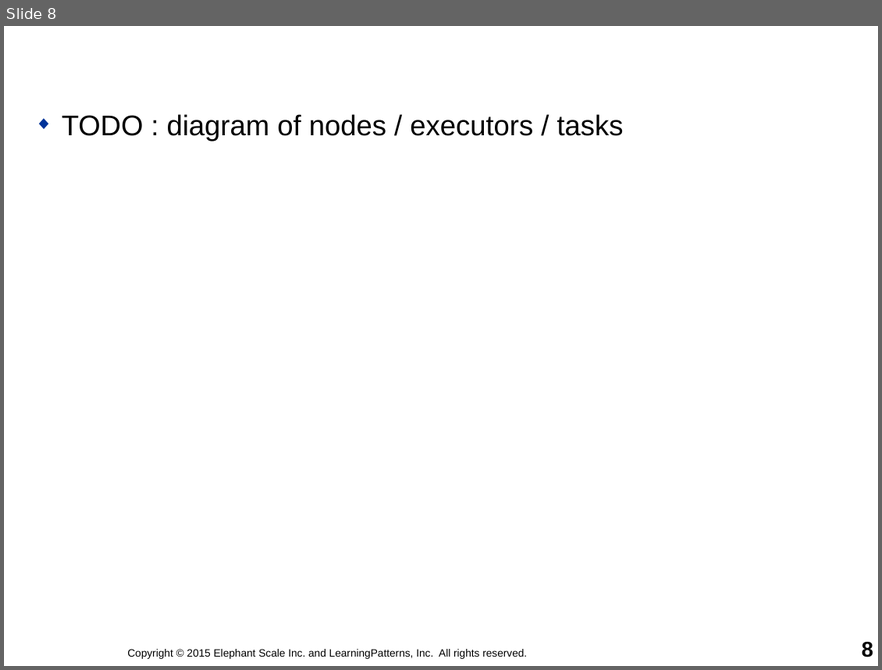
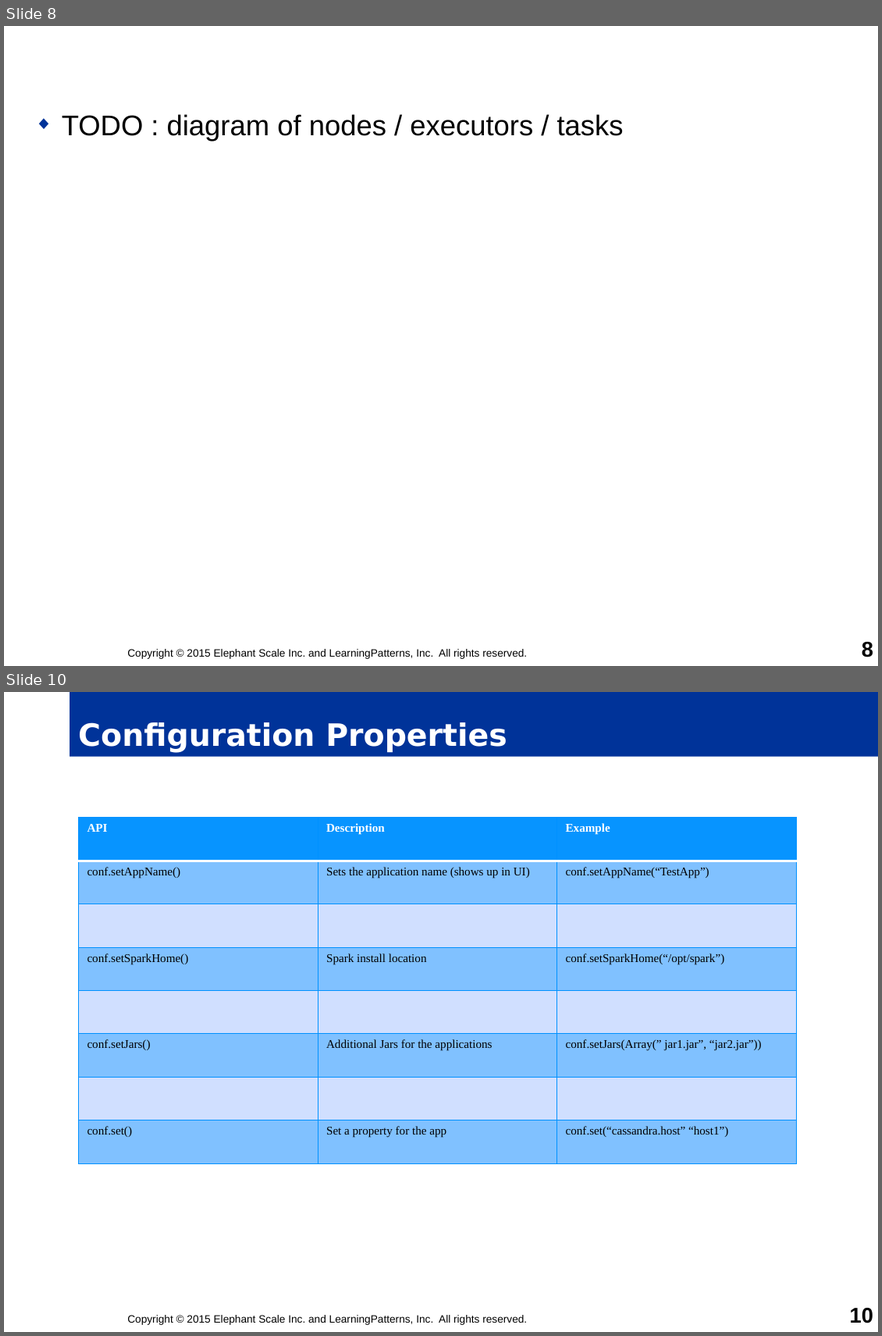
Before and after one commit to mattvinks/spark-labs, a slide deck: slides/05-Spark_API.pptm. Shown one above the other, each under a label of ours: slide 8 before the commit, slides 8 and 10 after it; the slides between them are not shown. The pictures are 882x670 and 882x1336 pixels, drawn with LibreOffice and Linux fonts; fonts in the diff are those of the drawing; background and template pictures are left out. Boxes give left, top, right and bottom in pixels: in the first picture for what was removed or moved away, otherwise in the second. Text is boxed around its words. In the diff, an @@ line names an element or a change of style, - is before the commit and + after.

```diff
--- a/slides/05-Spark_API.pptm
+++ b/slides/05-Spark_API.pptm
@@ slide 10 added at (x1=4, y1=692, x2=878, y2=1332), background #FFFFFF @@
@@ title added at (x1=70, y1=692, x2=878, y2=757), fill #003399, 26 pt, text #FFFFFF, bold @@
+Configuration Properties
@@ table added at (x1=79, y1=818, x2=797, y2=1229), 8 rows, 3 columns @@
+API | Description | Example
+conf.setAppName() | Sets the application name (shows up in UI) | conf.setAppName(“TestApp”)
+ |  | 
+conf.setSparkHome() | Spark install location | conf.setSparkHome(“/opt/spark”)
+ |  | 
+conf.setJars() | Additional Jars for the applications | conf.setJars(Array(” jar1.jar”, “jar2.jar”))
+ |  | 
+conf.set() | Set a property for the app | conf.set(“cassandra.host” “host1”)
@@ text added at (x1=127, y1=1314, x2=527, y2=1325), 9 pt, text #000000 @@
+Copyright © 2015 Elephant Scale Inc. and LearningPatterns, Inc. All rights reserved.
@@ page number added at (x1=850, y1=1307, x2=873, y2=1323), 18 pt, text #000000, bold @@
+10
```
Also in this commit, not shown: 5 slides changed, 17 other slides added, 1 other file.
